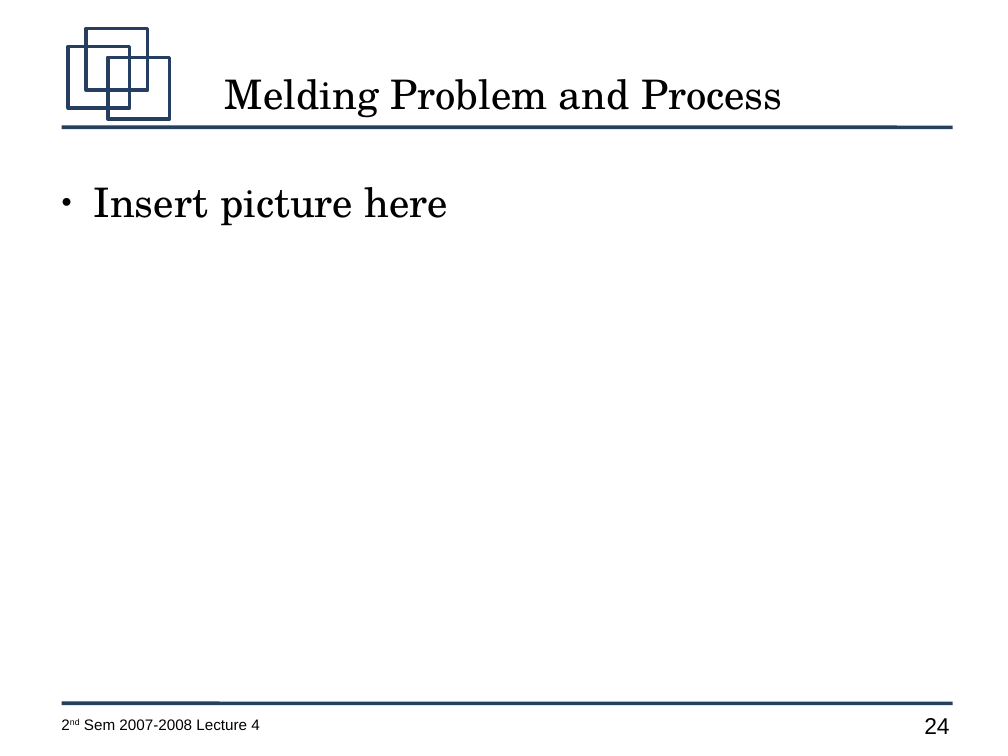
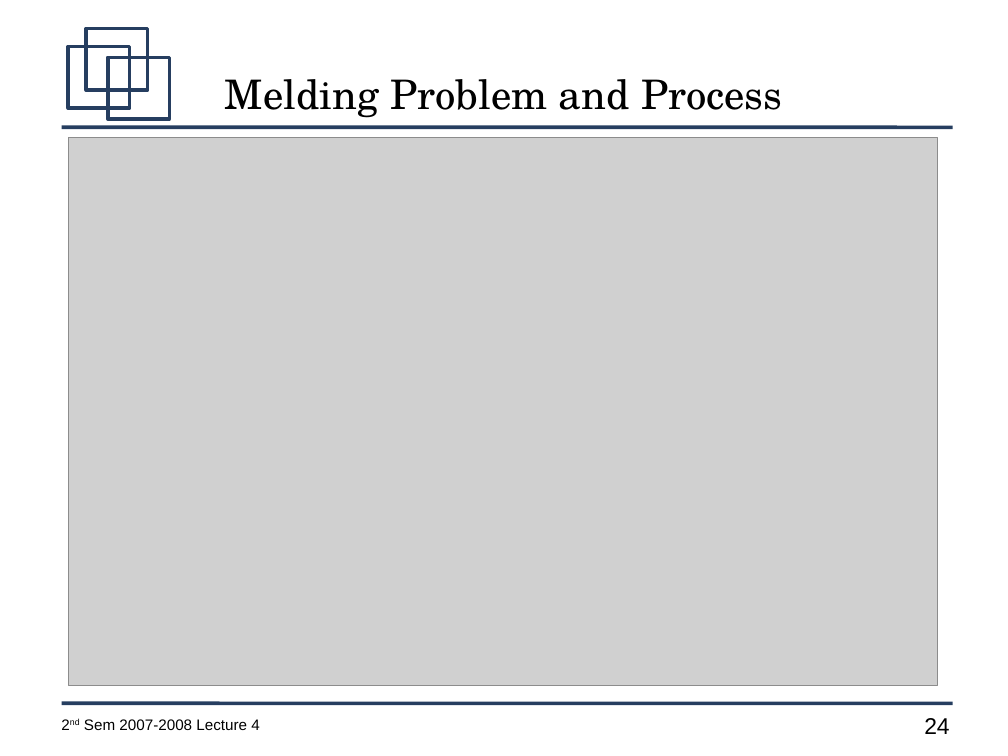
Before and after one commit to jachermocilla/jach-homepage, a slide deck: slide 24 of CMSC128-2nd-Sem-2007-L4.odp. Drawn at 1008x756 pixels with LibreOffice and Linux fonts; fonts in the diff are those of the drawing; grey boxes stand for pictures. Boxes give left, top, right and bottom in pixels: in the first picture for what was removed or moved away, otherwise in the second. Text is boxed around its words. In the diff, an @@ line names an element or a change of style, - is before the commit and + after.

```diff
--- a/CMSC128-2nd-Sem-2007-L4.odp
+++ b/CMSC128-2nd-Sem-2007-L4.odp
@@ picture added at [69, 137, 938, 686] @@
@@ text removed at [94, 187, 449, 226] @@
-● Insert picture here
```
Also in this commit, not shown: 8 slides added, 2 slides removed.
